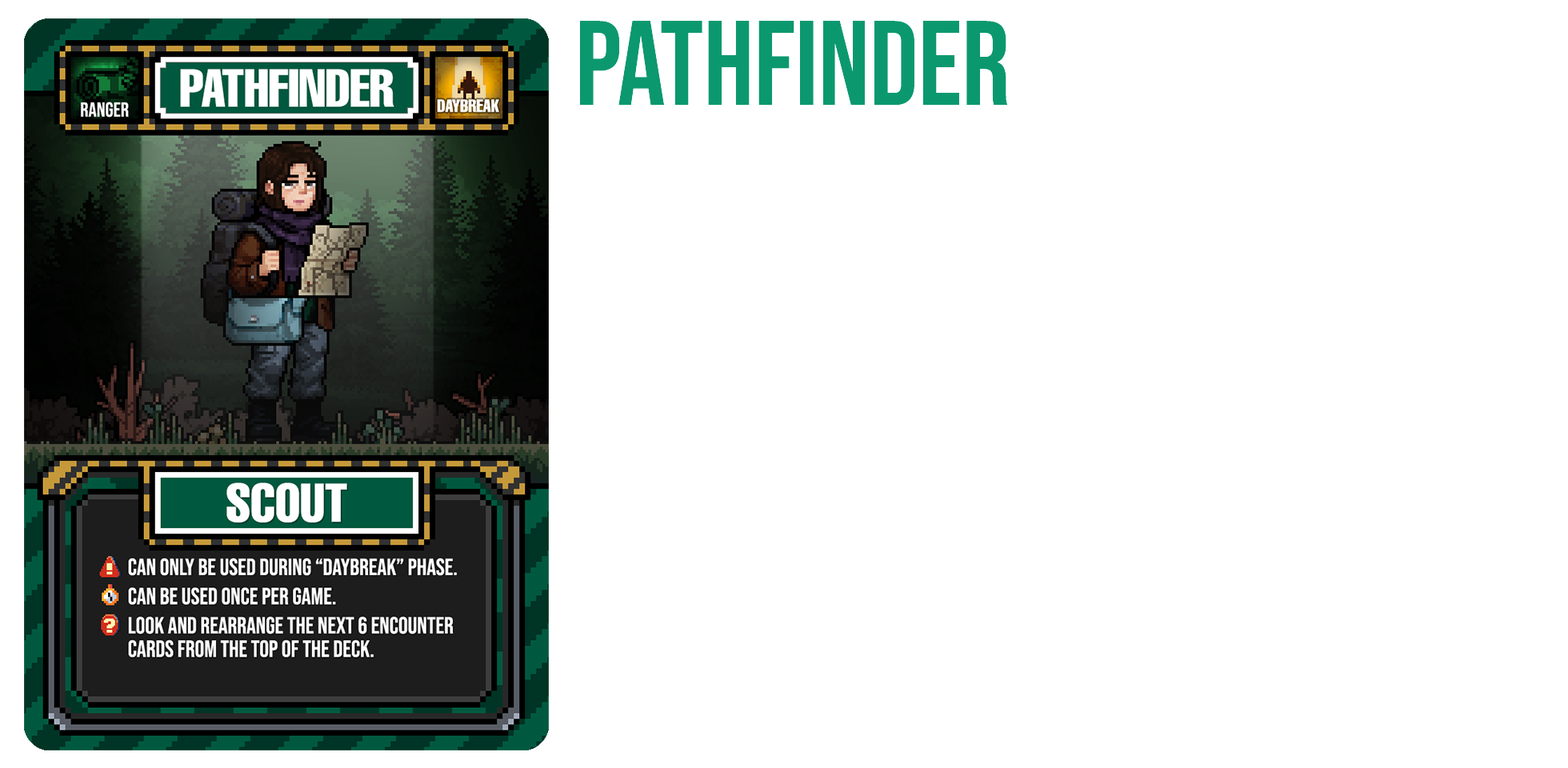
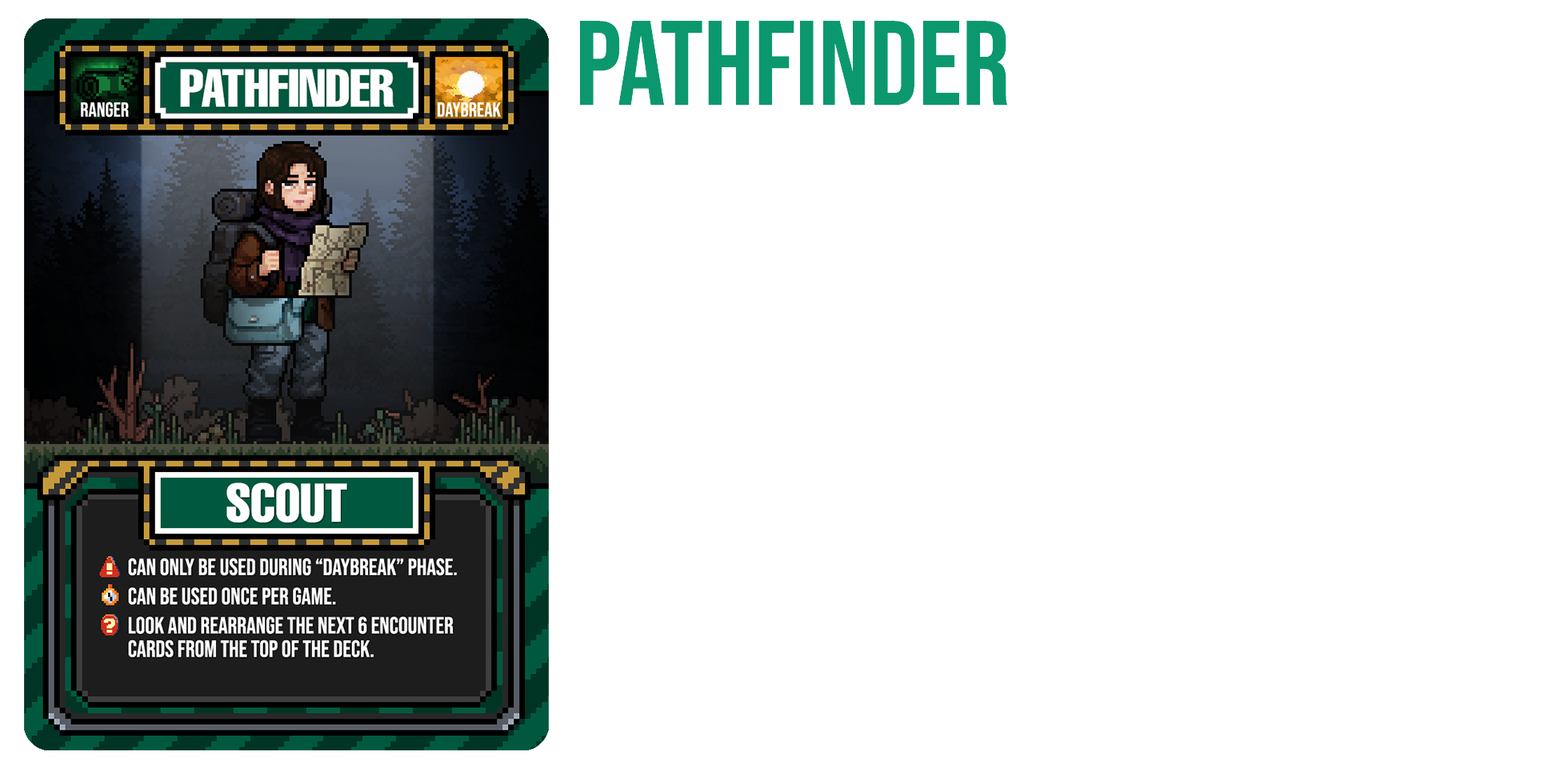
Layers edited between the first and the second 1568 × 768 image:
painted on "Layer 5" over [24, 56, 549, 436]